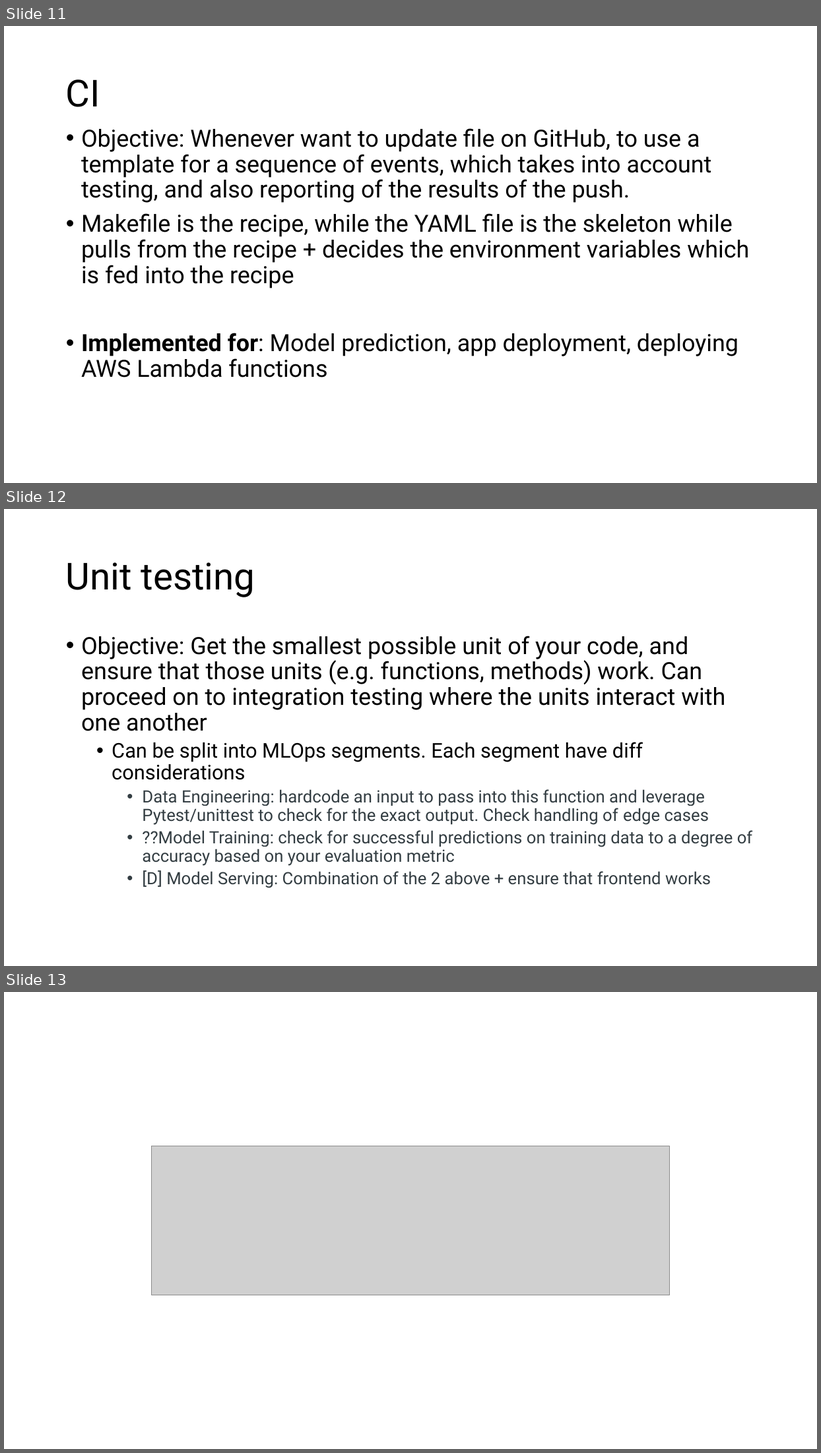
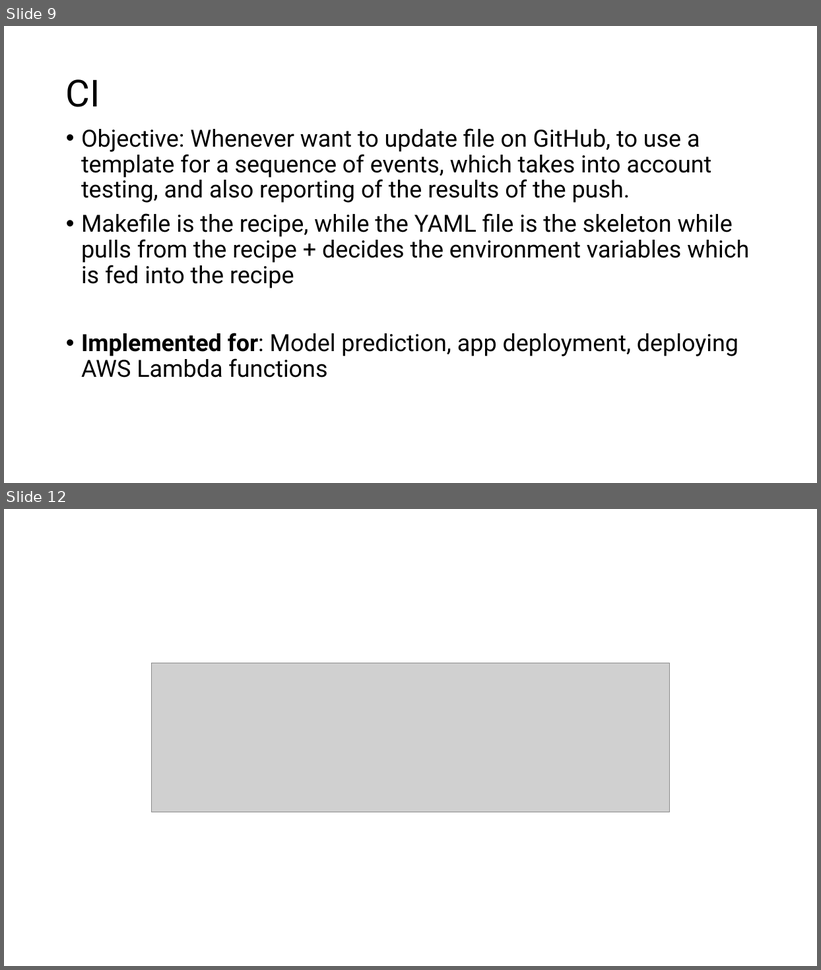
Before and after one commit to ziyu-toh/hdb-resale-prediction, a slide deck: docs/Architecture Overview.pptx. Shown one above the other, each under a label of ours: slides 11, 12 and 13 before the commit, slides 9 and 12 after it; the slides between them are not shown. The pictures are 821x1453 and 821x970 pixels, drawn with LibreOffice and Linux fonts; fonts in the diff are those of the drawing; grey boxes stand for pictures. Boxes give left, top, right and bottom in pixels: in the first picture for what was removed or moved away, otherwise in the second. Text is boxed around its words. In the diff, an @@ line names an element or a change of style, - is before the commit and + after.

```diff
--- a/docs/Architecture Overview.pptx
+++ b/docs/Architecture Overview.pptx
@@ slide 12 removed at [4,509,817,966], background #FFFFFF @@
@@ title removed at [66,562,255,597] @@
-Unit testing
@@ text removed at [81,636,753,889] @@
-• Objective: Get the smallest possible unit of your code, and ensure that those units (e.g. functions, methods) work. Can proceed on to integration testing where the units interact with one another
-  • Can be split into MLOps segments. Each segment have diff considerations
-    • Data Engineering: hardcode an input to pass into this function and leverage Pytest/unittest to check for the exact output. Check handling of edge cases
-    • ??Model Training: check for successful predictions on training data to a degree of accuracy based on your evaluation metric
-    • [D] Model Serving: Combination of the 2 above + ensure that frontend works
@@ what was slide 11 is now slide 9 @@
@@ what was slide 13 is now slide 12 @@
```
Also in this commit, not shown: 4 slides changed, 3 other files.
